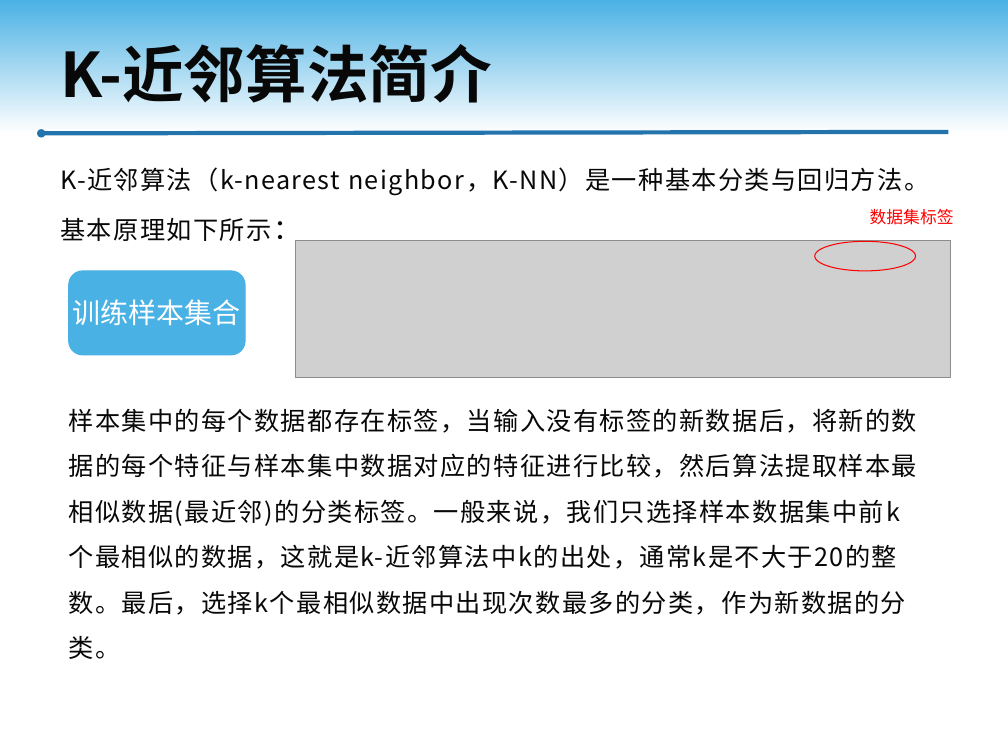
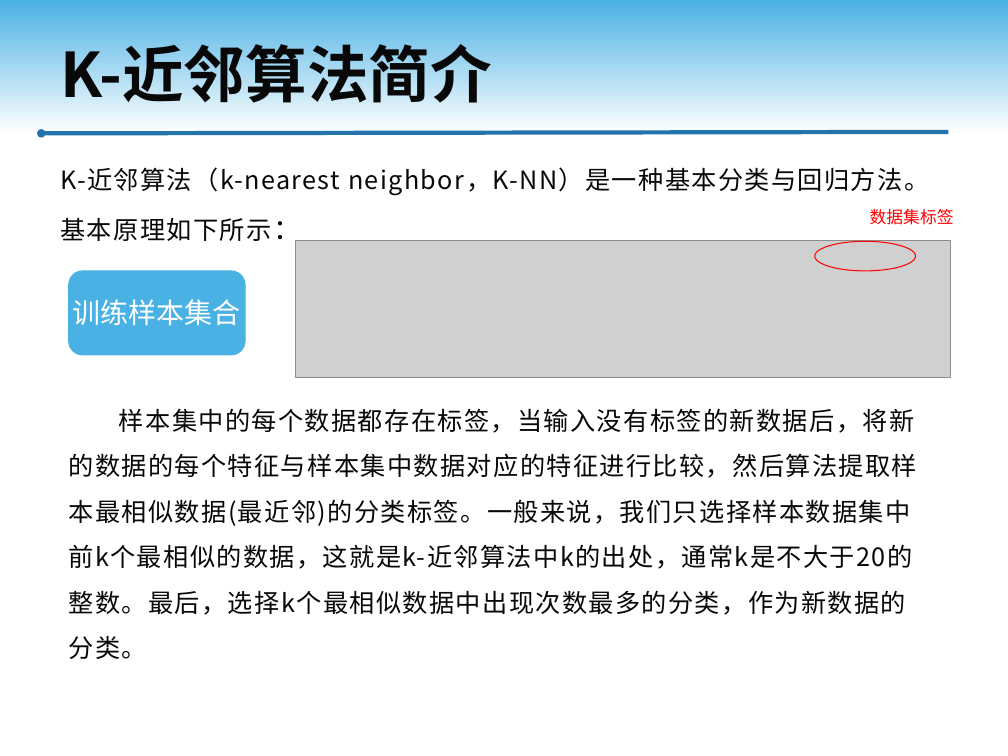
Before and after one commit to RingoTangs/machine-learning, a slide deck: slide 2 of KNN/KNN.pptx. Drawn at 1008x756 pixels with LibreOffice and Linux fonts; fonts in the diff are those of the drawing; grey boxes stand for pictures; background and template pictures are left out. Boxes give left, top, right and bottom in pixels: in the first picture for what was removed or moved away, otherwise in the second. Text is boxed around its words. In the diff, an @@ line names an element or a change of style, - is before the commit and + after.

```diff
--- a/KNN/KNN.pptx
+++ b/KNN/KNN.pptx
@@ text "样本集中的每个数据都存在标签，当输入没有标签的新数据后，将新的数据的每个特征与样本集中数据对应的特征进行比较，然后算法提 ..." at (68, 408, 917, 659): indent changed @@
```
Also in this commit, not shown: 2 slides added, 2 other files.
